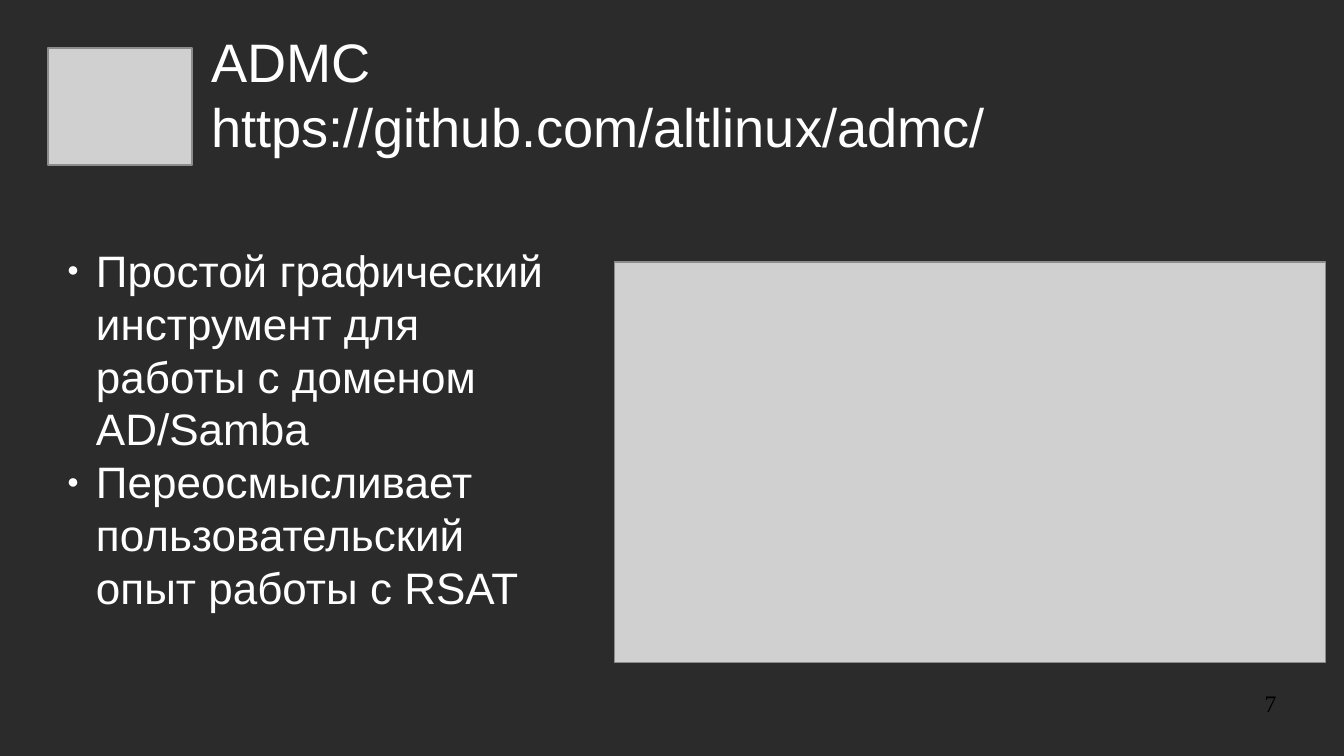
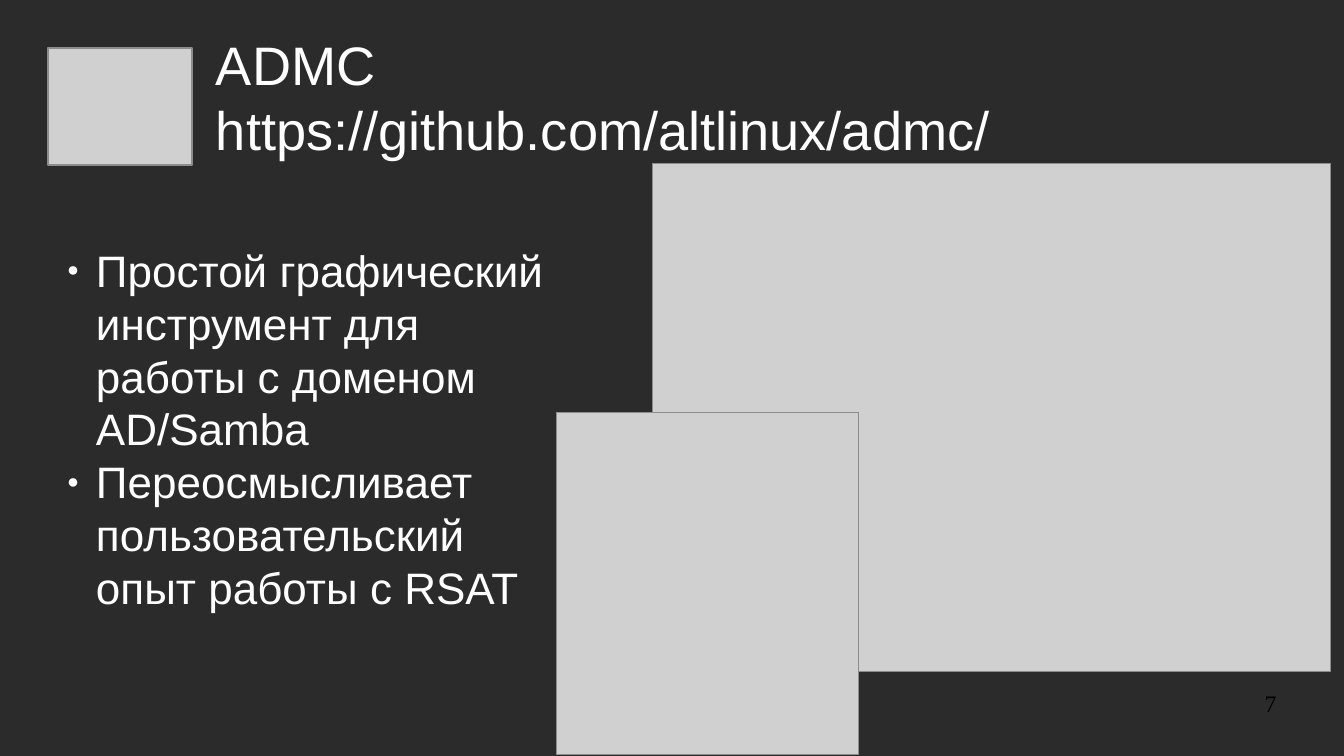
Before and after one commit to NIR-Ginko/presentations, a slide deck: slide 7 of 2020-11-05 Group Policies in ALT/abstract.odp. Drawn at 1344x756 pixels with LibreOffice and Linux fonts; fonts in the diff are those of the drawing; grey boxes stand for pictures; background and template pictures are left out; a plain dark background stands for a picture behind light text. Boxes give left, top, right and bottom in pixels: in the first picture for what was removed or moved away, otherwise in the second. Text is boxed around its words. In the diff, an @@ line names an element or a change of style, - is before the commit and + after.

```diff
--- a/2020-11-05 Group Policies in ALT/abstract.odp
+++ b/2020-11-05 Group Policies in ALT/abstract.odp
@@ title "ADMC https://github.com/altlinux/admc/": place and size @@
-title "ADMC https://github.com/altlinux/admc/" at <box>211,44,984,156</box>
+title "ADMC https://github.com/altlinux/admc/" at <box>216,47,989,160</box>
@@ picture: place and size @@
-picture at <box>615,262,1327,662</box>
+picture at <box>652,163,1331,672</box>
@@ picture added at <box>557,413,859,756</box> @@
```
Also in this commit, not shown: 4 other slides changed, 1 other file.
